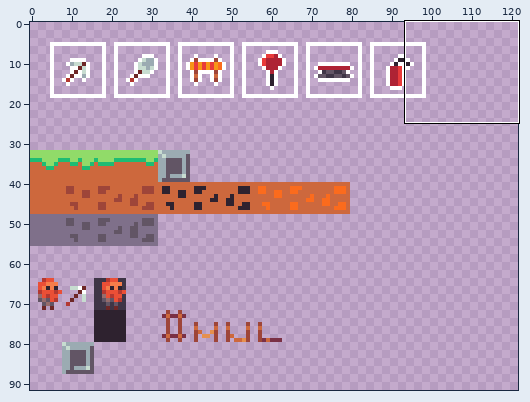
Pixel-art file, stored at Mockup.aseprite. The picture above shows the old version from afar; the outline marks the close-up.
Close-up. Old version:
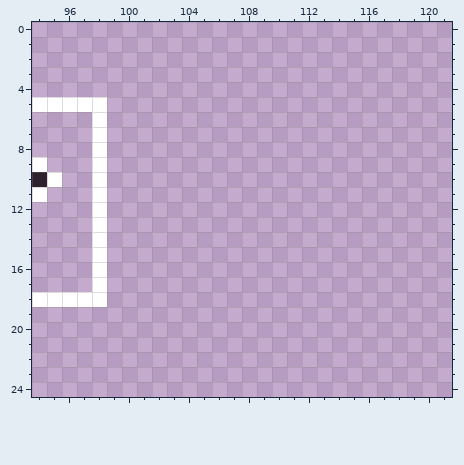
128x128 pixels, 1 frame. Shown: x 94..121, y 0..24. The wide view leaves out empty margins.
New version:
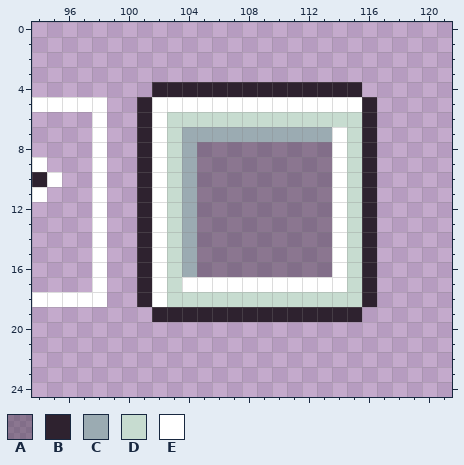
Palette (. is transparent): A #2e222f61  B #2e222f  C #9babb2  D #c7dcd0  E #ffffff
What changed:
The edit adds colour A in rows 8 to 16 at x 105 to 113.
The edit adds colour B in row 4 at x 102 to 115; in rows 5 to 18 at x 101 and 116; in row 19 at x 102 to 115.
The edit adds colour C in row 7 at x 104 to 113; in rows 8 to 16 at x 104.
The edit adds colour D in row 6 at x 103 to 115; in rows 7 to 17 at x 103 and 115; in row 18 at x 103 to 115.
The edit adds colour E in row 5 at x 102 to 115; in row 6 at x 102; in rows 7 to 16 at x 102 and 114; in row 17 at x 102 and 104 to 114; in row 18 at x 102.
